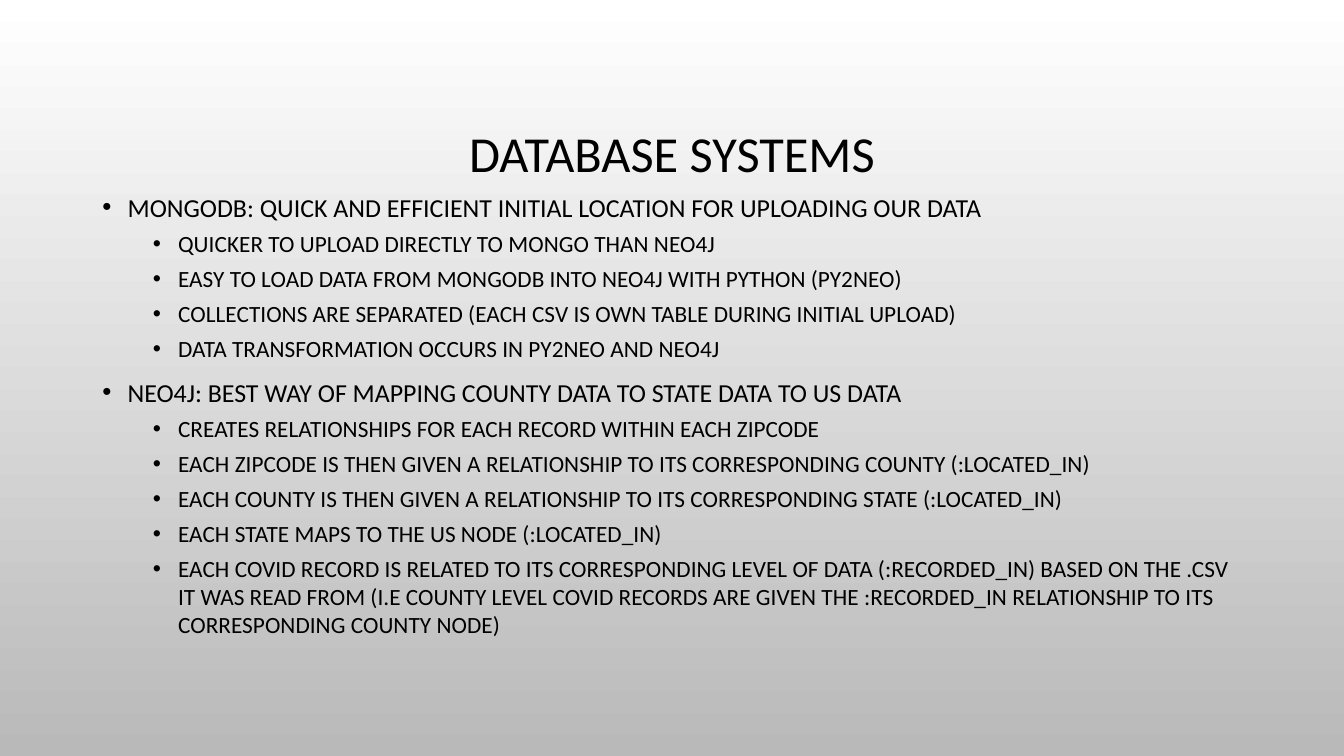
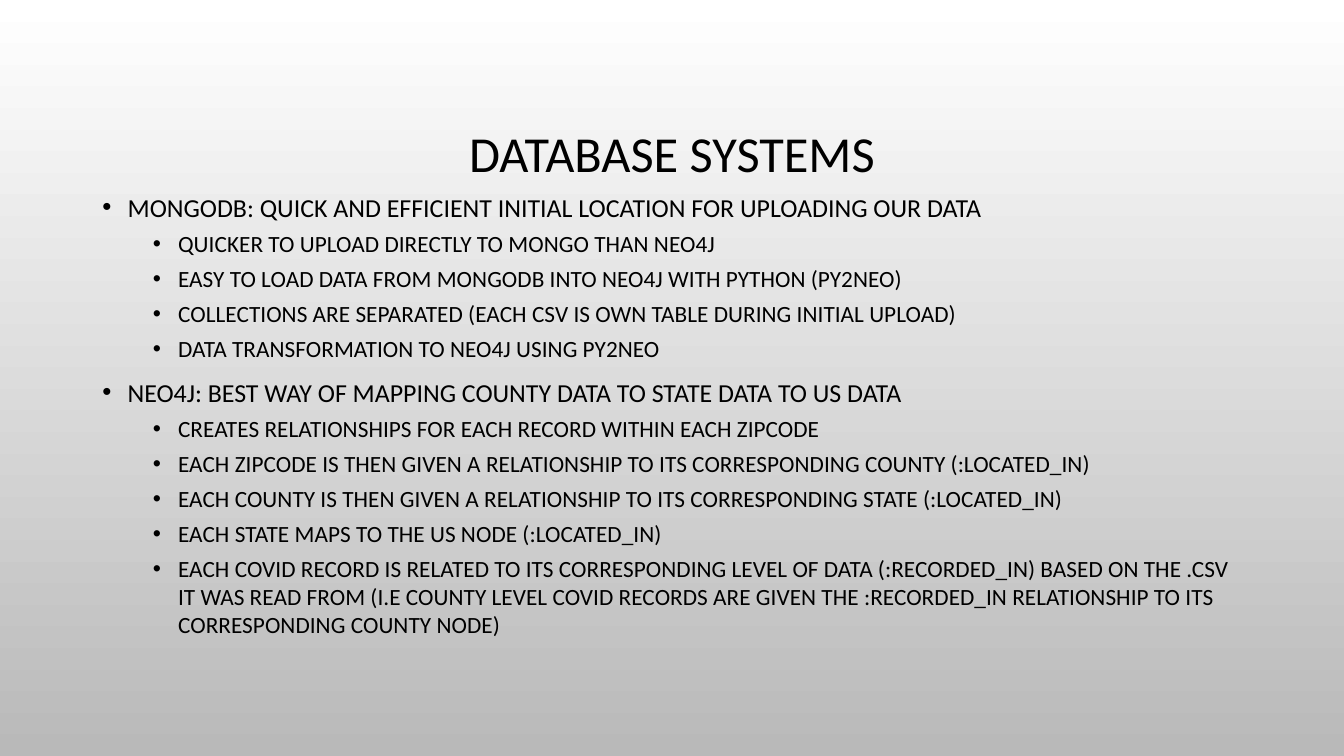
Before and after one commit to abpwrs/ece-5995-fa20-final-project, a slide deck: slide 5 of Final_presentation.pptx. Drawn at 1344x756 pixels with LibreOffice and Linux fonts; fonts in the diff are those of the drawing; background and template pictures are left out. Boxes give left, top, right and bottom in pixels: in the first picture for what was removed or moved away, otherwise in the second. Text is boxed around its words. In the diff, an @@ line names an element or a change of style, - is before the commit and + after.

```diff
--- a/Final_presentation.pptx
+++ b/Final_presentation.pptx
@@ text at (178, 342, 660, 357): text changed @@
-  • DATA TRANSFORMATION OCCURS IN PY2NEO AND NEO4J
+  • DATA TRANSFORMATION TO NEO4J USING PY2NEO
```
Also in this commit, not shown: 5 other slides changed, 6 slides added.
